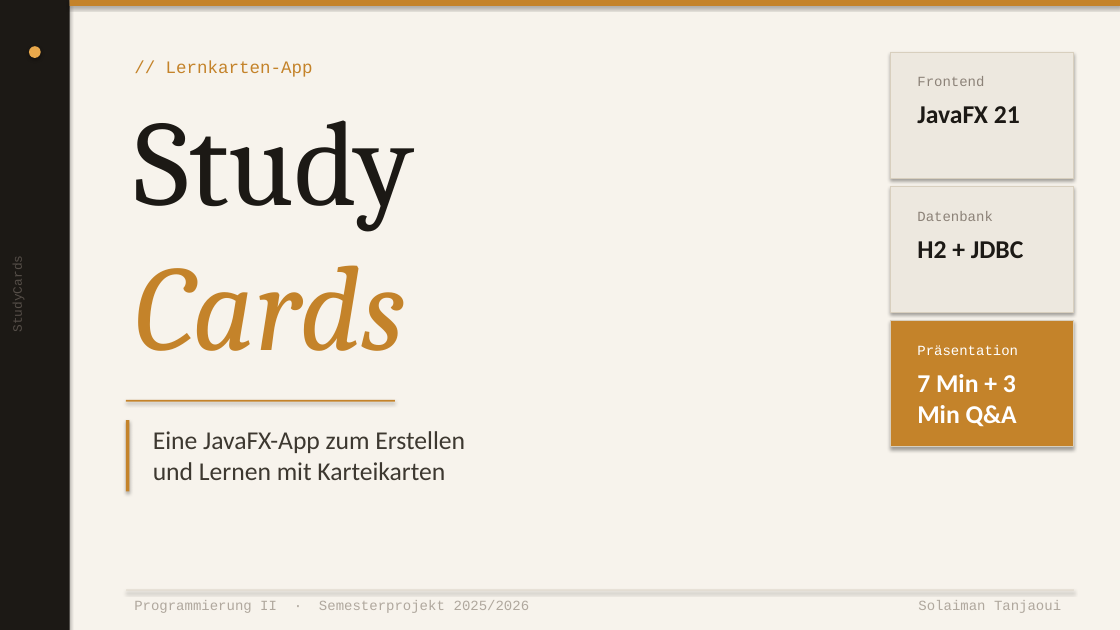
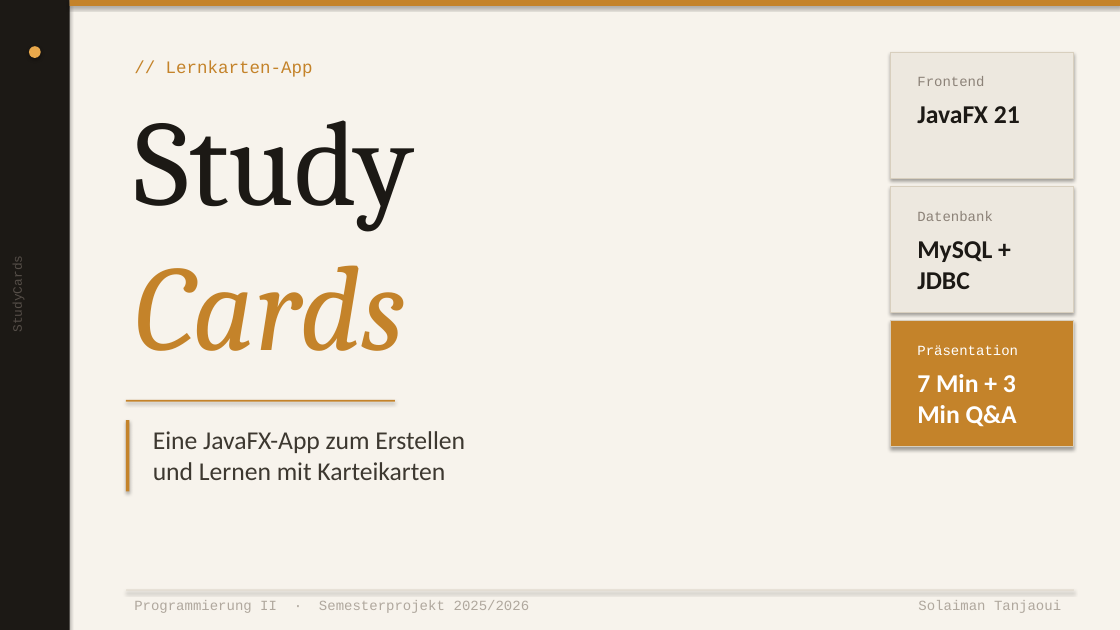
Before and after one commit to soulay01/StudyCards, a slide deck: slide 1 of StudyCards_Praesentation.pptx. Drawn at 1120x630 pixels with LibreOffice and Linux fonts; fonts in the diff are those of the drawing. Boxes give left, top, right and bottom in pixels: in the first picture for what was removed or moved away, otherwise in the second. Text is boxed around its words. In the diff, an @@ line names an element or a change of style, - is before the commit and + after.

```diff
--- a/StudyCards_Praesentation.pptx
+++ b/StudyCards_Praesentation.pptx
@@ text at (x1=917, y1=241, x2=992, y2=289): text changed @@
-H2 + JDBC
+MySQL + JDBC
```
Also in this commit, not shown: 3 other slides changed.
